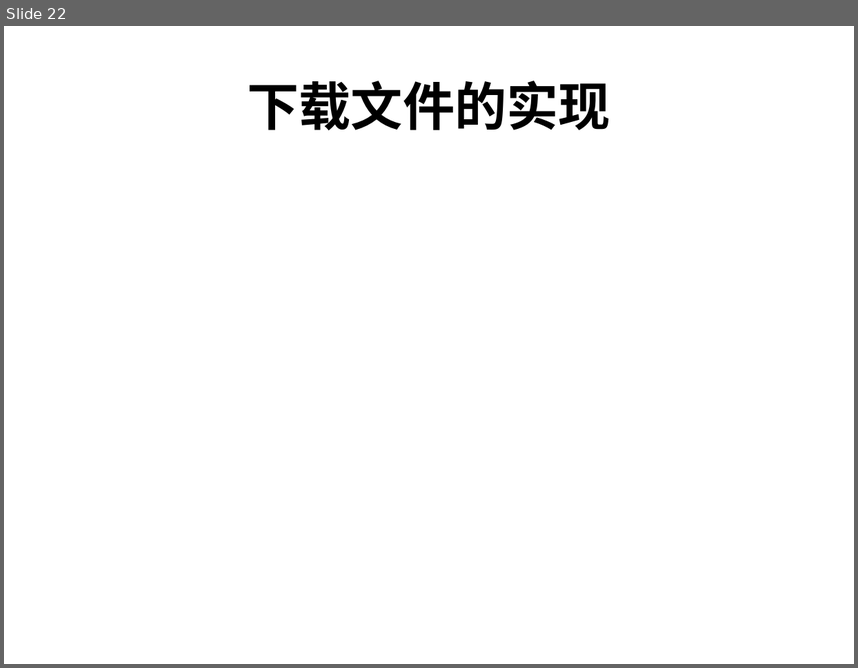
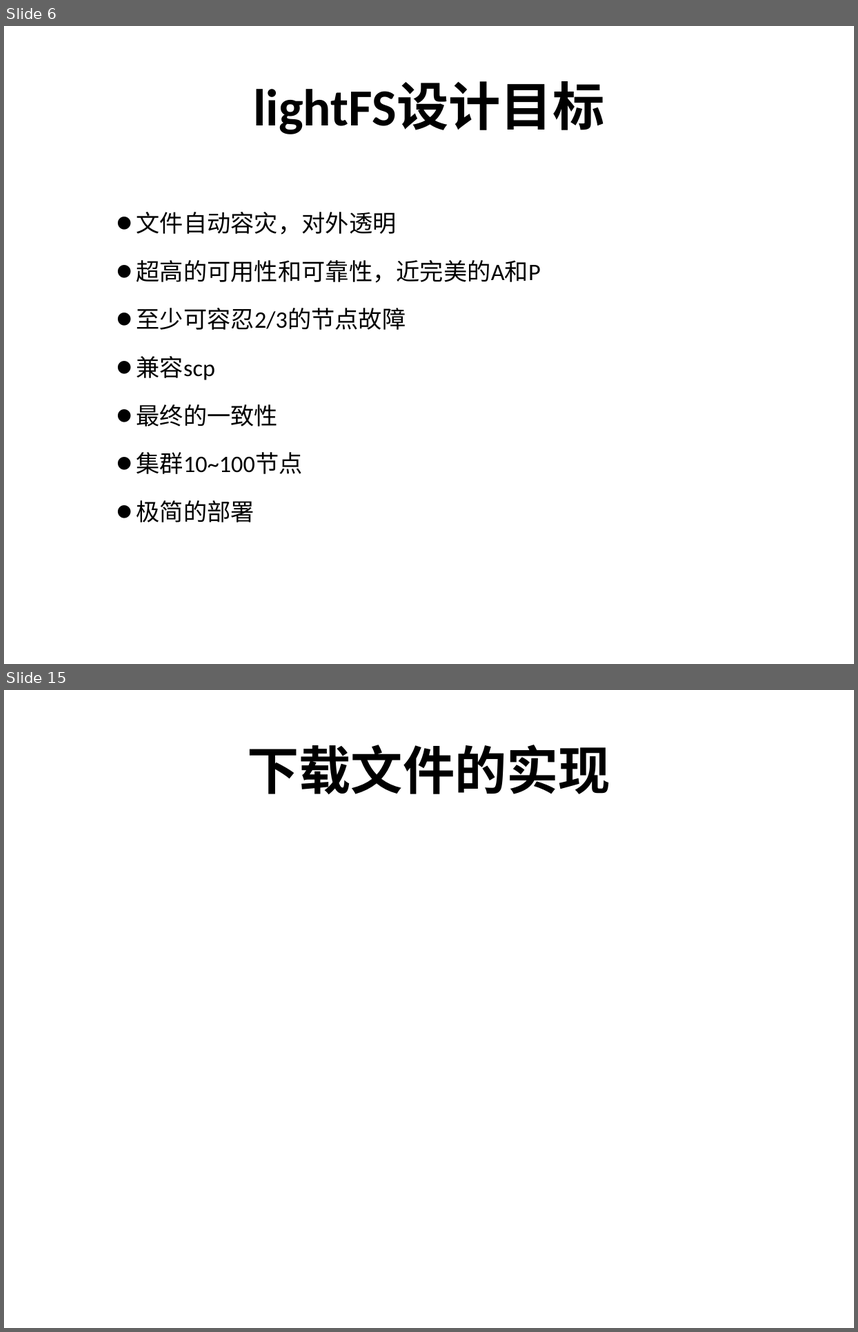
Before and after one commit to machicao2013/mooon, a slide deck: applications/lightfs/doc/lightFS-牺牲强一致性获得超高可用性和可靠性的磁盘级轻量分布式文件系统.ppt. Shown one above the other, each under a label of ours: slide 22 before the commit, slides 6 and 15 after it; the slides between them are not shown. The pictures are 858x668 and 858x1332 pixels, drawn with LibreOffice and Linux fonts; fonts in the diff are those of the drawing. Boxes give left, top, right and bottom in pixels: in the first picture for what was removed or moved away, otherwise in the second. Text is boxed around its words. In the diff, an @@ line names an element or a change of style, - is before the commit and + after.

```diff
--- a/applications/lightfs/doc/lightFS-牺牲强一致性获得超高可用性和可靠性的磁盘级轻量分布式文件系统.ppt
+++ b/applications/lightfs/doc/lightFS-牺牲强一致性获得超高可用性和可靠性的磁盘级轻量分布式文件系统.ppt
@@ slide 6 added at [4,26,854,664], background #FFFFFF @@
@@ title added at [253,82,604,134], 44 pt, text #000000, bold @@
+lightFS设计目标
@@ text added at [136,212,397,234], 20 pt, text #000000 @@
+• 文件自动容灾，对外透明
@@ text added at [136,260,541,283], 20 pt, text #000000 @@
+• 超高的可用性和可靠性，近完美的A和P
@@ text added at [136,308,406,330], 20 pt, text #000000 @@
+• 至少可容忍2/3的节点故障
@@ text added at [136,356,215,380], 20 pt, text #000000 @@
+• 兼容scp
@@ text added at [136,404,279,426], 20 pt, text #000000 @@
+• 最终的一致性
@@ text added at [136,452,303,474], 20 pt, text #000000 @@
+• 集群10~100节点
@@ text added at [136,500,254,522], 20 pt, text #000000 @@
+• 极简的部署
@@ what was slide 22 is now slide 15 @@
```
Also in this commit, not shown: 11 slides changed, 9 other slides added, 15 slides removed.
